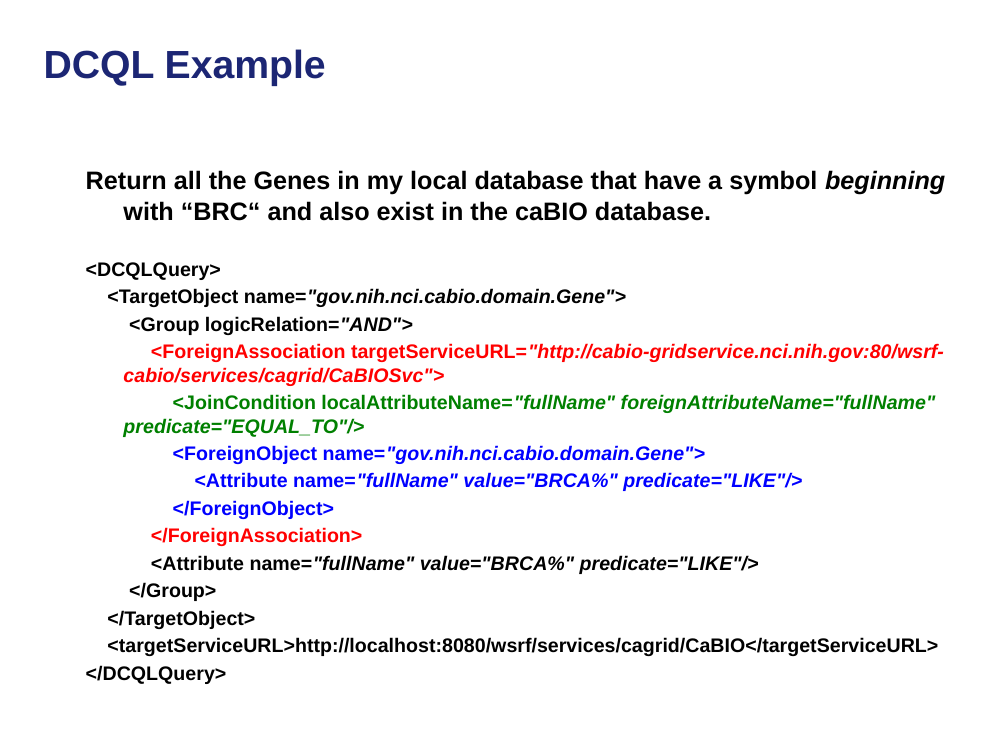
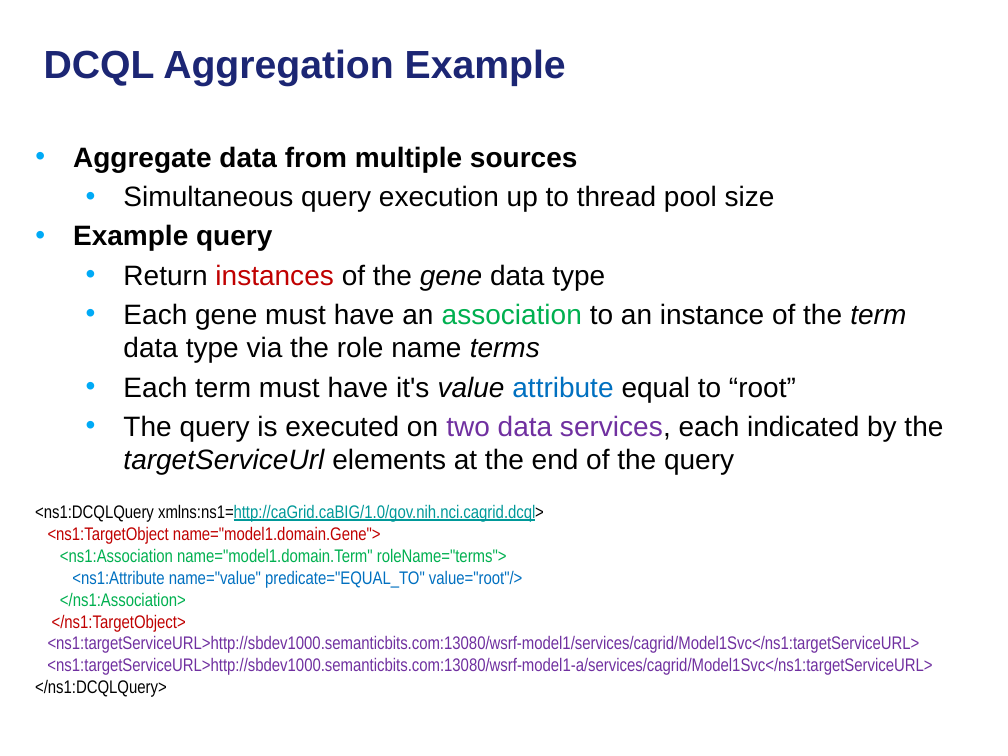
Before and after one commit to NCIP/cagrid-docs, a slide deck: slide 27 of presentations/200906_Novartis/caGrid Data Services.pptx. Drawn at 1008x756 pixels with LibreOffice and Linux fonts; fonts in the diff are those of the drawing; background and template pictures are left out. Boxes give left, top, right and bottom in pixels: in the first picture for what was removed or moved away, otherwise in the second. Text is boxed around its words. In the diff, an @@ line names an element or a change of style, - is before the commit and + after.

Commit message:
better DCQL aggregation example

```diff
--- a/presentations/200906_Novartis/caGrid Data Services.pptx
+++ b/presentations/200906_Novartis/caGrid Data Services.pptx
@@ title at box(44, 49, 566, 86): text changed @@
-DCQL Example
+DCQL Aggregation Example
@@ text added at box(73, 146, 943, 475), 20 pt, text #000000 @@
+• Aggregate data from multiple sources
+  • Simultaneous query execution up to thread pool size
+• Example query
+  • Return instances of the gene data type
+  • Each gene must have an association to an instance of the term data type via the role name terms
+  • Each term must have it's value attribute equal to “root”
+  • The query is executed on two data services, each indicated by the targetServiceUrl elements at the end of the query
@@ text removed at box(86, 170, 945, 684) @@
-Return all the Genes in my local database that have a symbol beginning with “BRC“ and also exist in the caBIO database.
-<DCQLQuery>
-<TargetObject name="gov.nih.nci.cabio.domain.Gene">
-<Group logicRelation="AND">
-<ForeignAssociation targetServiceURL="http://cabio-gridservice.nci.nih.gov:80/wsrf-cabio/services/cagrid/CaBIOSvc">
-<JoinCondition localAttributeName="fullName" foreignAttributeName="fullName" predicate="EQUAL_TO"/>
-<ForeignObject name="gov.nih.nci.cabio.domain.Gene">
-<Attribute name="fullName" value="BRCA%" predicate="LIKE"/>
-</ForeignObject>
-</ForeignAssociation>
-<Attribute name="fullName" value="BRCA%" predicate="LIKE"/>
-</Group>
-</TargetObject>
-<targetServiceURL>http://localhost:8080/wsrf/services/cagrid/CaBIO</targetServiceURL>
-</DCQLQuery>
@@ text added at box(35, 504, 932, 697), 13 pt, text #7030A0 @@
+<ns1:DCQLQuery xmlns:ns1=http://caGrid.caBIG/1.0/gov.nih.nci.cagrid.dcql>
+<ns1:TargetObject name="model1.domain.Gene">
+<ns1:Association name="model1.domain.Term" roleName="terms">
+<ns1:Attribute name="value" predicate="EQUAL_TO" value="root"/>
+</ns1:Association>
+</ns1:TargetObject>
+<ns1:targetServiceURL>http://sbdev1000.semanticbits.com:13080/wsrf-model1/services/cagrid/Model1Svc</ns1:targetServiceURL>
+<ns1:targetServiceURL>http://sbdev1000.semanticbits.com:13080/wsrf-model1-a/services/cagrid/Model1Svc</ns1:targetServiceURL>
+</ns1:DCQLQuery>
```
